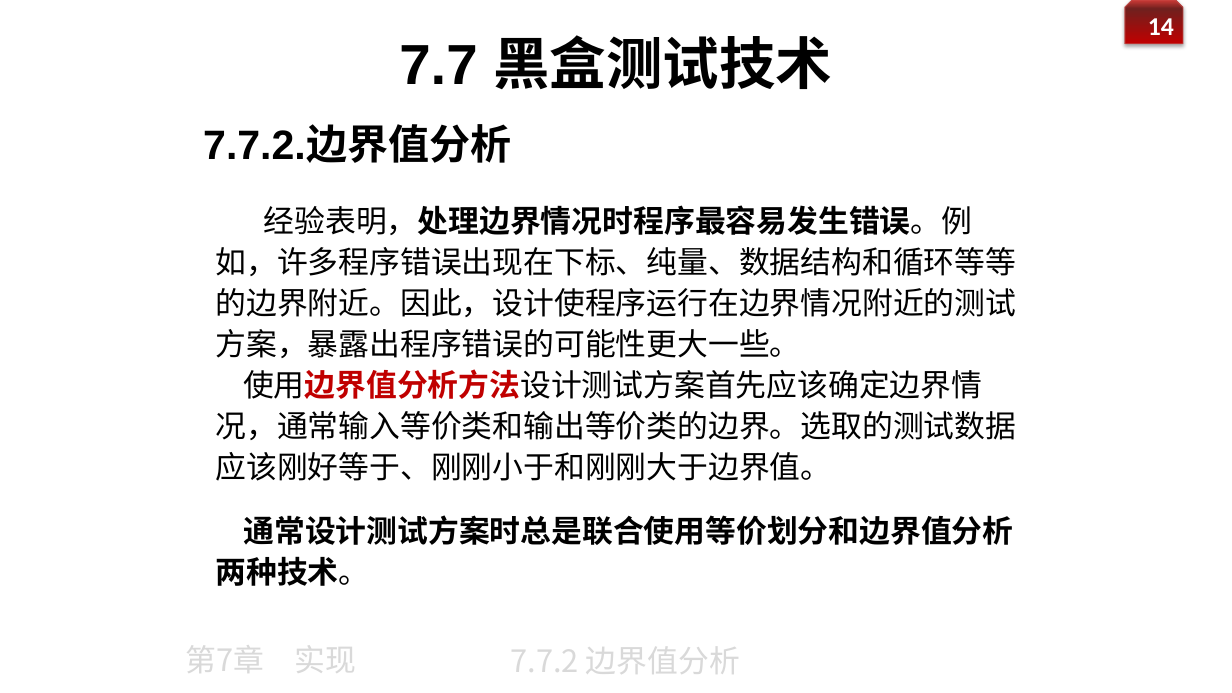
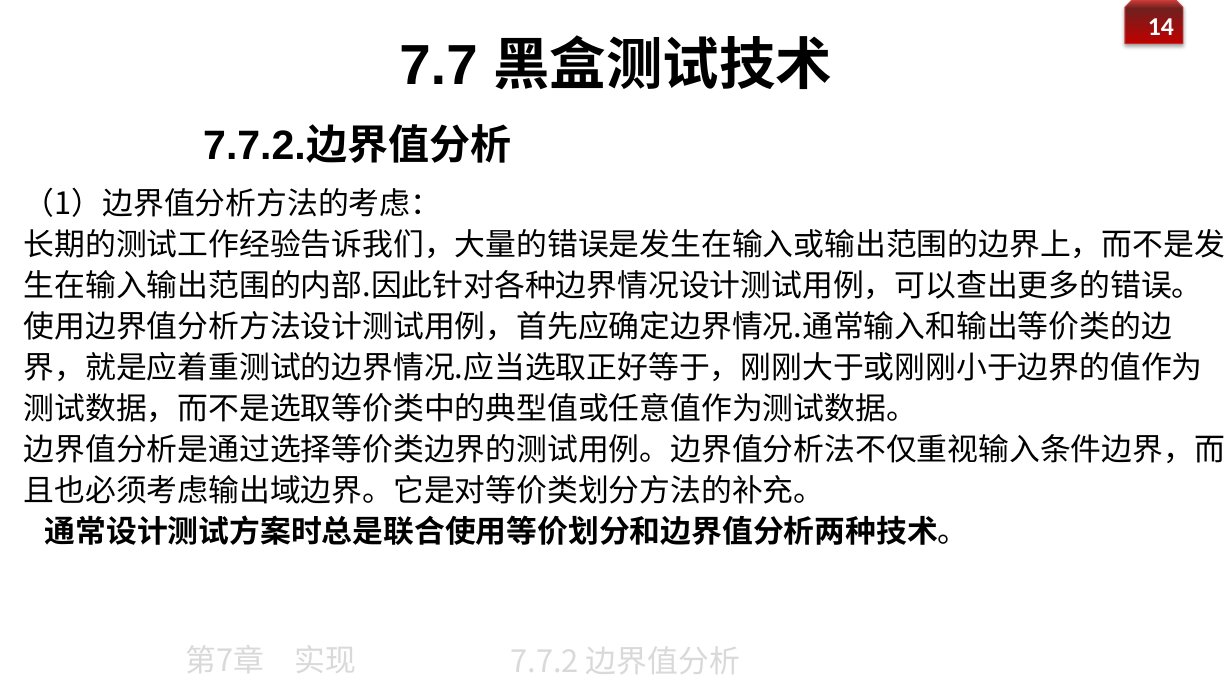
Before and after one commit to 1-518/Three-Kindoms, a slide deck: slide 14 of 白盒黑盒/黑盒测试技术/黑盒.pptx. Drawn at 1232x693 pixels with LibreOffice and Linux fonts; fonts in the diff are those of the drawing; background and template pictures are left out. Boxes give left, top, right and bottom in pixels: in the first picture for what was removed or moved away, otherwise in the second. Text is boxed around its words. In the diff, an @@ line names an element or a change of style, - is before the commit and + after.

```diff
--- a/白盒黑盒/黑盒测试技术/黑盒.pptx
+++ b/白盒黑盒/黑盒测试技术/黑盒.pptx
@@ text "（1）边界值分析方法的考虑：": place and size @@
-text "（1）边界值分析方法的考虑：" at [216, 205, 1017, 586]
+text "（1）边界值分析方法的考虑：" at [24, 187, 1225, 545]
@@ text at [24, 187, 1225, 504]: text changed @@
-经验表明，处理边界情况时程序最容易发生错误。例如，许多程序错误出现在下标、纯量、数据结构和循环等等的边界附近。因此，设计使程序运行在边界情况附近的测试方案，暴露出程序错误的可能性更大一些。
-使用边界值分析方法设计测试方案首先应该确定边界情况，通常输入等价类和输出等价类的边界。选取的测试数据应该刚好等于、刚刚小于和刚刚大于边界值。
+（1）边界值分析方法的考虑：
+长期的测试工作经验告诉我们，大量的错误是发生在输入或输出范围的边界上，而不是发生在输入输出范围的内部.因此针对各种边界情况设计测试用例，可以查出更多的错误。
+使用边界值分析方法设计测试用例，首先应确定边界情况.通常输入和输出等价类的边界，就是应着重测试的边界情况.应当选取正好等于，刚刚大于或刚刚小于边界的值作为测试数据，而不是选取等价类中的典型值或任意值作为测试数据。
+边界值分析是通过选择等价类边界的测试用例。边界值分析法不仅重视输入条件边界，而且也必须考虑输出域边界。它是对等价类划分方法的补充。
@@ text at [45, 515, 969, 545]: less space between paragraphs @@
```
Also in this commit, not shown: 3 other slides changed, 8 slides added, 1 other file.
